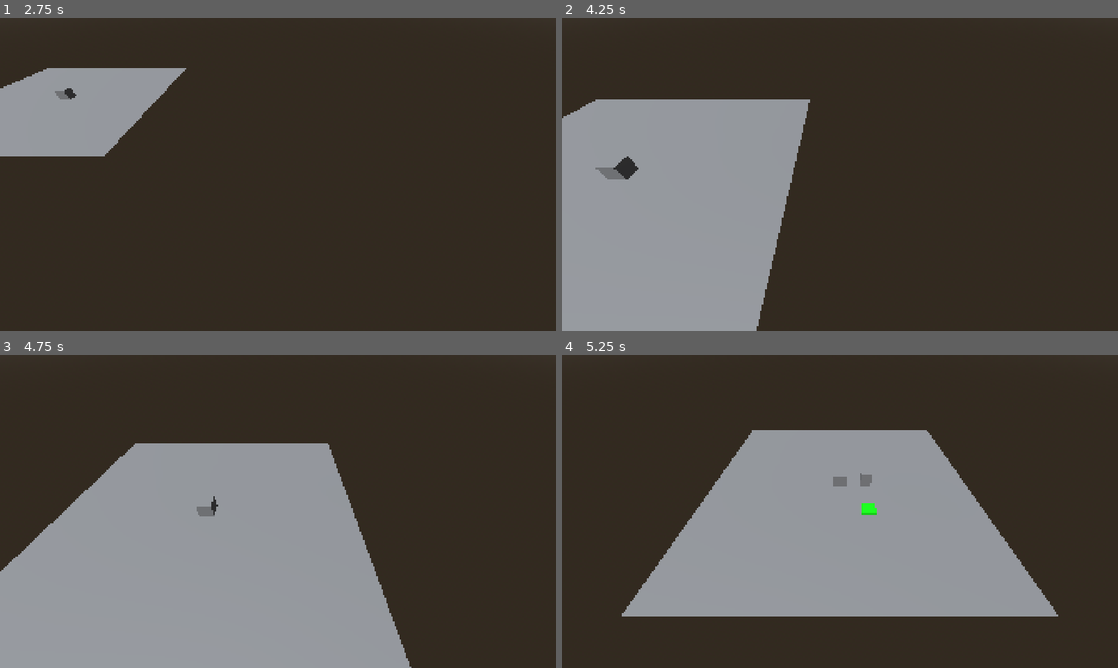
Above: before the commit, frames 1-4 (two rows, left to right).
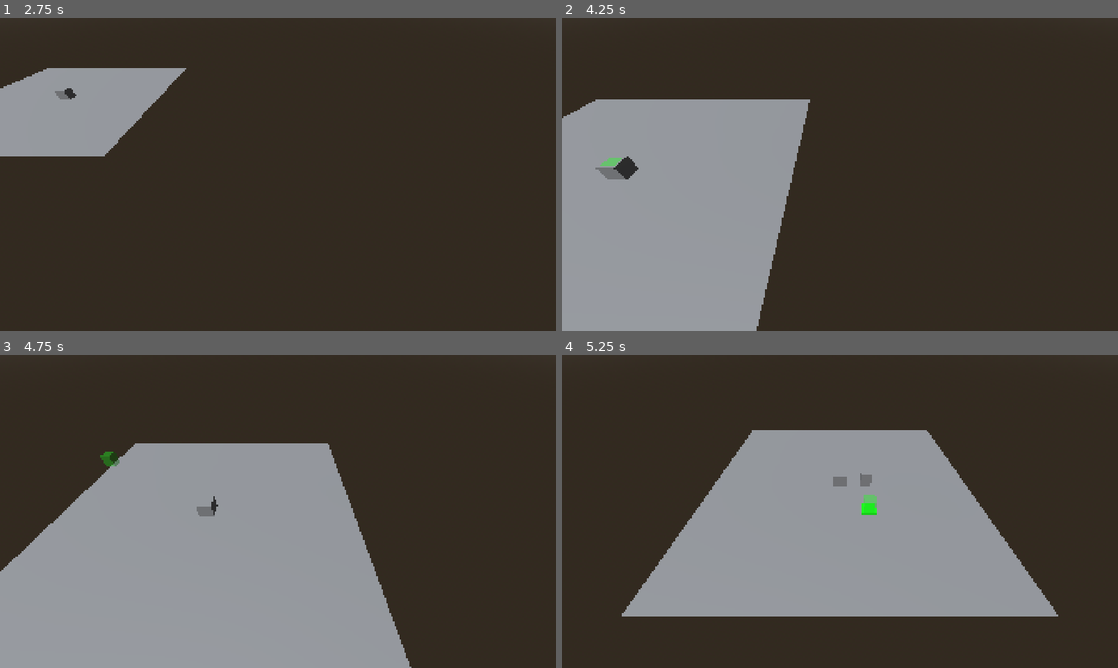
Above: after the commit, the same moments.

Repository: ChrisGiggleman/industrial-warfare
Game: Godot game, scene res://scenes/core/main.tscn
The game is run twice, just before and just after one commit, with the same random seed, the same clock (stepped at 60 frames per second) and the same inputs.
Inputs (mouse positions are in pixels of both pictures, inside the frame that each line leads up to):
- Up to frame 1 (2.75 s): tap Enter at 0.5 s; move the mouse to (400, 158) at 0.52 s; hold D (move_right) 0.53-1.28 s; hold Mouse wheel up (camera_zoom_in) 0.53-1.28 s; move the mouse to (166, 190) at 1.27 s; hold S (move_backward) 1.28-2.03 s; tap Mouse wheel down (camera_zoom_out) at 1.35 s; move the mouse to (333, 105) at 2.02 s; press the mouse at (333, 105) at 2.03 s; hold D (move_right) from 2.03 s (still down)
- Up to frame 2 (4.25 s): move the mouse to (812, 237) at 2.77 s; release D (move_right) at 2.78 s; release the mouse at (812, 237) at 2.78 s; hold W (move_forward) 2.78-3.53 s; tap B (toggle_placement_mode) at 2.85 s; move the mouse to (1006, 221) at 3.52 s; hold A (move_left) from 3.53 s (still down); hold Mouse wheel up (camera_zoom_in) from 3.53 s (still down)
- Up to frame 3 (4.75 s): keep holding A (move_left); move the mouse to (111, 464) at 4.27 s; release Mouse wheel up (camera_zoom_in) at 4.28 s; tap Mouse wheel down (camera_zoom_out) at 4.35 s
- Up to frame 4 (5.25 s): move the mouse to (867, 511) at 5.02 s; release A (move_left) at 5.03 s; press the mouse at (867, 511) at 5.03 s; hold S (move_backward) from 5.03 s (still down)

Frame 1 is identical in both runs. In frame 2, less than 0.1% of the frame differs, in the area x 6-11%, y 44-48%; in frame 3, less than 0.1%, in the area x 18-22%, y 30-36%; in frame 4, less than 0.1%.

Commit message:
Add building placement ghost

Diff:
--- a/scenes/buildings/test_building.tscn
+++ b/scenes/buildings/test_building.tscn
@@ -1,4 +1,6 @@
 [gd_scene format=3 uid="uid://ck6vnv4xqupue"]
+
+[ext_resource type="Script" uid="uid://bac2eqfgd7hsh" path="res://scripts/selectable_object.gd" id="1_01ywg"]
 
 [sub_resource type="BoxShape3D" id="BoxShape3D_01ywg"]
 size = Vector3(0.8, 1, 0.8)
@@ -6,7 +8,9 @@
 [sub_resource type="BoxMesh" id="BoxMesh_xycqu"]
 size = Vector3(0.8, 1, 0.8)
 
-[node name="TestBuilding" type="Node3D" unique_id=1418987496 groups=["selectable"]]
+[node name="TestBuilding" type="Node3D" unique_id=1418987496 node_paths=PackedStringArray("selection_mesh") groups=["selectable"]]
+script = ExtResource("1_01ywg")
+selection_mesh = NodePath("BuildingMesh")
 
 [node name="BuildingBody" type="StaticBody3D" parent="." unique_id=782605382]
 collision_layer = 6
--- a/scenes/core/main.tscn
+++ b/scenes/core/main.tscn
@@ -48,10 +48,11 @@
 [node name="WorldEnvironment" type="WorldEnvironment" parent="." unique_id=1776571605]
 environment = SubResource("Environment_i4cec")
 
-[node name="ReferenceCube" type="MeshInstance3D" parent="." unique_id=2141545394 groups=["selectable"]]
+[node name="ReferenceCube" type="MeshInstance3D" parent="." unique_id=2141545394 node_paths=PackedStringArray("selection_mesh") groups=["selectable"]]
 transform = Transform3D(1, 0, 0, 0, 1, 0, 0, 0, 1, 0, 0.5, 0)
 mesh = SubResource("BoxMesh_6rktp")
 script = ExtResource("1_2dmjg")
+selection_mesh = NodePath(".")
 
 [node name="ReferenceCubeBody" type="StaticBody3D" parent="ReferenceCube" unique_id=716075544]
 collision_layer = 6
--- a/scripts/selectable_object.gd
+++ b/scripts/selectable_object.gd
@@ -1,19 +1,53 @@
-extends MeshInstance3D
+extends Node3D
 
+
+# =============================================================================
+# SELECTABLE OBJECT SETTINGS
+# =============================================================================
+# The MeshInstance3D that receives the visual selection highlight.
+# Assign this in the Inspector for each selectable object.
+
+@export var selection_mesh: MeshInstance3D
+@export var selected_color: Color = Color(1.0, 0.8, 0.2)
+
+
+# =============================================================================
+# RUNTIME STATE
+# =============================================================================
+# Stores the original material so it can be restored when deselected.
 
 var original_material: Material
 var highlight_material: StandardMaterial3D
 
 
+# =============================================================================
+# INITIALIZATION
+# =============================================================================
+# Verifies that a selection mesh was assigned and prepares the
+# temporary highlight material.
+
 func _ready() -> void:
-	original_material = material_override
+	if selection_mesh == null:
+		push_warning("Selectable object has no selection mesh assigned.")
+		return
+
+	original_material = selection_mesh.material_override
 
 	highlight_material = StandardMaterial3D.new()
-	highlight_material.albedo_color = Color(1.0, 0.8, 0.2)
+	highlight_material.albedo_color = selected_color
 
 
+# =============================================================================
+# SELECTION VISUAL STATE
+# =============================================================================
+# Called by WorldInteraction when this object becomes selected
+# or deselected.
+
 func set_selected(is_selected: bool) -> void:
+	if selection_mesh == null:
+		return
+
 	if is_selected:
-		material_override = highlight_material
+		selection_mesh.material_override = highlight_material
 	else:
-		material_override = original_material
+		selection_mesh.material_override = original_material
--- a/scripts/world_interaction.gd
+++ b/scripts/world_interaction.gd
@@ -29,6 +29,9 @@
 var current_placement_position: Vector3 = Vector3.ZERO
 var placement_is_valid: bool = false
 
+var placement_ghost: Node3D = null
+var ghost_material: StandardMaterial3D
+
 
 # =============================================================================
 # INITIALIZATION
@@ -83,17 +86,22 @@
 # PLACEMENT MODE TOGGLE
 # =============================================================================
 # Enables or disables build/placement mode.
-# Entering placement mode clears the current object selection.
+# Entering placement mode clears the current object selection and creates
+# the temporary building preview.
+#
+# Leaving placement mode hides the placement tile and removes the ghost.
 
 func _toggle_placement_mode() -> void:
 	placement_mode_active = not placement_mode_active
 
 	if placement_mode_active:
 		_select_object(null)
+		_create_placement_ghost()
 		print("Placement mode enabled")
 	else:
 		hover_marker.visible = false
 		placement_is_valid = false
+		_destroy_placement_ghost()
 		print("Placement mode disabled")
 
 
@@ -201,11 +209,15 @@
 			snappedf(hit_position.z, grid_size)
 		)
 
-		# The thin preview tile sits slightly above the ground to prevent overlap.
+				# The thin preview tile sits slightly above the ground to prevent overlap.
 		hover_marker.visible = true
 		hover_marker.global_position = (
 			current_placement_position + Vector3(0.0, 0.02, 0.0)
 		)
+
+		# Move the building ghost to the snapped placement position.
+		if placement_ghost != null:
+			placement_ghost.global_position = current_placement_position
 
 		# Check whether the current grid cell is occupied.
 		placement_is_valid = _is_placement_clear(current_placement_position)
@@ -280,3 +292,53 @@
 		new_object.global_position = current_placement_position
 
 	print("Placed object at ", current_placement_position)
+
+# =============================================================================
+# PLACEMENT GHOST CREATION
+# =============================================================================
+# Creates a temporary visual copy of the currently placeable scene.
+#
+# Collision is disabled so the ghost does not block its own placement check.
+# A transparent material is applied to the ghost's mesh.
+
+func _create_placement_ghost() -> void:
+	_destroy_placement_ghost()
+	if placeable_scene == null:
+		return
+
+	var ghost_instance: Node = placeable_scene.instantiate()
+
+	if not ghost_instance is Node3D:
+		return
+
+	placement_ghost = ghost_instance as Node3D
+
+	# Disable all collision shapes inside the preview object.
+	for child in placement_ghost.find_children("*", "CollisionShape3D", true, false):
+		if child is CollisionShape3D:
+			child.disabled = true
+
+	# Create a transparent preview material.
+	ghost_material = StandardMaterial3D.new()
+	ghost_material.transparency = BaseMaterial3D.TRANSPARENCY_ALPHA
+	ghost_material.albedo_color = Color(0.0, 1.0, 0.0, 0.4)
+
+	# Apply the preview material to every mesh inside the ghost.
+	for child in placement_ghost.find_children("*", "MeshInstance3D", true, false):
+		if child is MeshInstance3D:
+			child.material_override = ghost_material
+
+	get_tree().current_scene.add_child(placement_ghost)
+
+# =============================================================================
+# PLACEMENT GHOST CLEANUP
+# =============================================================================
+# Removes the temporary placement preview from the scene.
+# Called when placement mode ends or before a new ghost is created.
+
+func _destroy_placement_ghost() -> void:
+	if placement_ghost != null and is_instance_valid(placement_ghost):
+		placement_ghost.queue_free()
+
+	placement_ghost = null
+	ghost_material = null
Not shown, changed: docs/DEVLOG.md
Not shown, changed: docs/ROADMAP.md
Not shown, changed: docs/TROUBLESHOOTING.md
